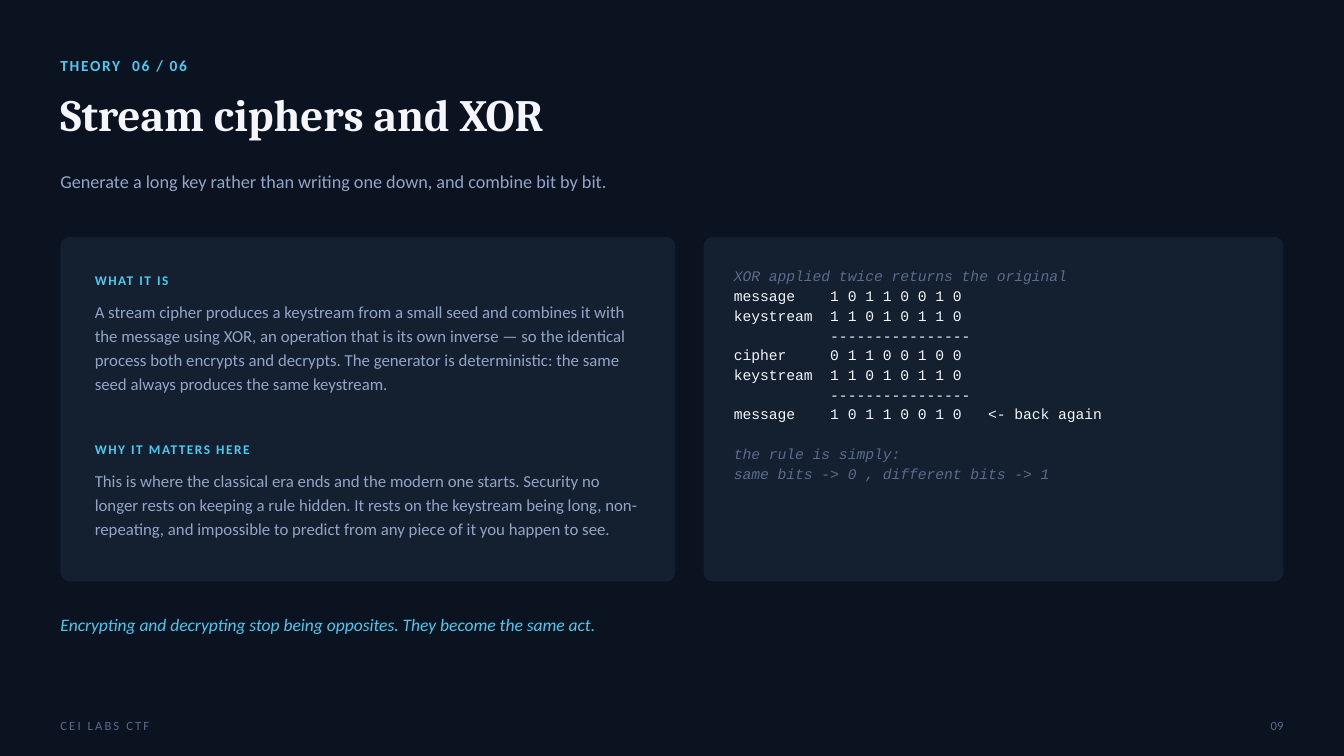
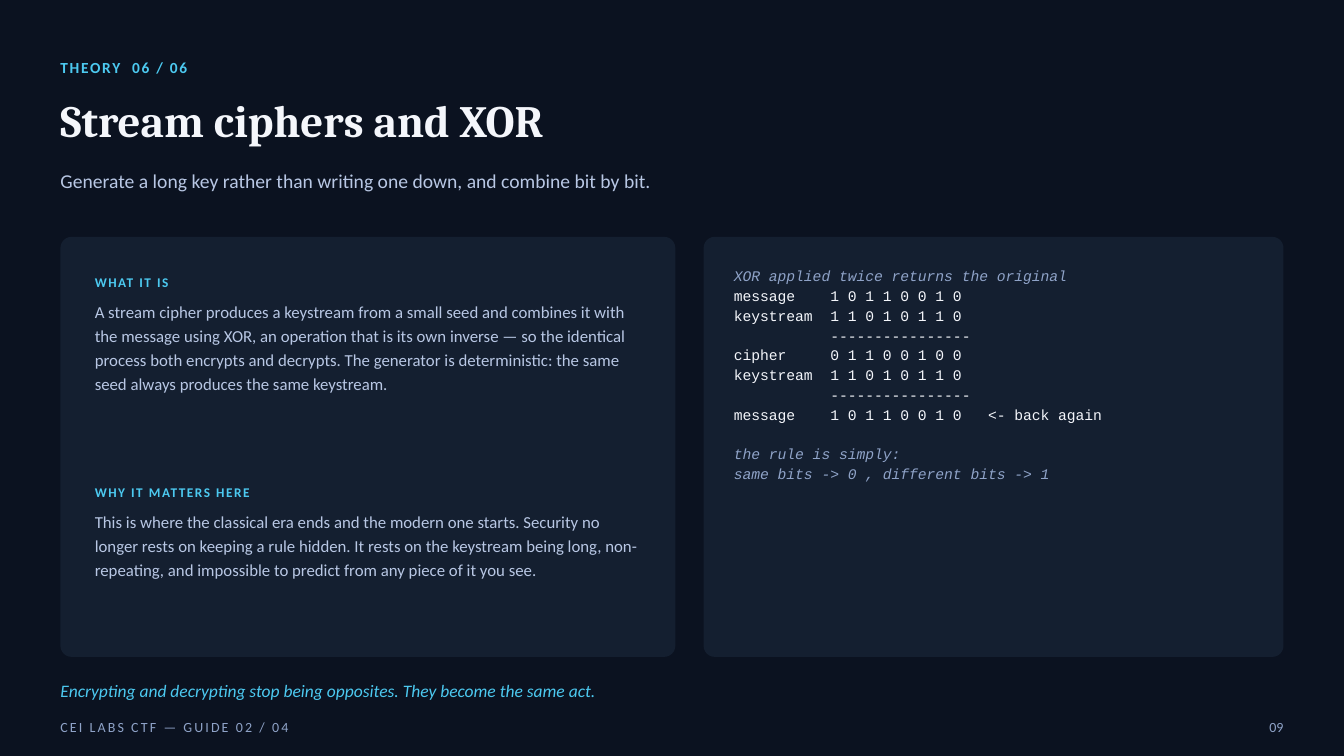
Before and after one commit to stoptalkingishh/cei-labs-event, a slide deck: slide 9 of presentation/game-guides/CEI-Labs-Game-Guide-02-Krypton.pptx. Drawn at 1344x756 pixels with LibreOffice and Linux fonts; fonts in the diff are those of the drawing. Boxes give left, top, right and bottom in pixels: in the first picture for what was removed or moved away, otherwise in the second. Text is boxed around its words. In the diff, an @@ line names an element or a change of style, - is before the commit and + after.

```diff
--- a/presentation/game-guides/CEI-Labs-Game-Guide-02-Krypton.pptx
+++ b/presentation/game-guides/CEI-Labs-Game-Guide-02-Krypton.pptx
@@ text "Generate a long key rather ..." at bbox=[60, 174, 650, 192]: size 13 to 14 pt, text colour #93A5C7 to #B8C7E4 @@
@@ rounded rectangle: place and size @@
-rounded rectangle at bbox=[60, 237, 676, 582]
+rounded rectangle at bbox=[60, 237, 676, 657]
@@ rounded rectangle: place and size @@
-rounded rectangle at bbox=[704, 237, 1284, 582]
+rounded rectangle at bbox=[704, 237, 1284, 657]
@@ text "A stream cipher produces a ..." at bbox=[95, 306, 625, 393]: text colour #93A5C7 to #B8C7E4 @@
@@ text at bbox=[734, 271, 1067, 479]: text colour #5B6B8C to #8FA3C8 in "XOR applied twice returns the original", "the rule is simply:", "same bits -> 0 , different bits ..." @@
@@ text "WHY IT MATTERS HERE": place and size @@
-text "WHY IT MATTERS HERE" at bbox=[95, 437, 641, 463]
+text "WHY IT MATTERS HERE" at bbox=[95, 478, 641, 504]
@@ text at bbox=[95, 516, 637, 579]: text changed; text colour #93A5C7 to #B8C7E4 @@
-This is where the classical era ends and the modern one starts. Security no longer rests on keeping a rule hidden. It rests on the keystream being long, non-repeating, and impossible to predict from any piece of it you happen to see.
+This is where the classical era ends and the modern one starts. Security no longer rests on keeping a rule hidden. It rests on the keystream being long, non-repeating, and impossible to predict from any piece of it you see.
@@ line spacing 1 to 1.2 in 5 elements at bbox=[60, 50, 1284, 81], bbox=[60, 106, 544, 147], bbox=[95, 267, 641, 293], bbox=[95, 478, 641, 504], bbox=[60, 685, 596, 700] @@
@@ text "Encrypting and decrypting stop being ...": place and size @@
-text "Encrypting and decrypting stop being ..." at bbox=[60, 619, 596, 634]
+text "Encrypting and decrypting stop being ..." at bbox=[60, 685, 596, 700]
@@ text "09" at bbox=[1269, 723, 1283, 732]: size 9 to 10 pt, text colour #5B6B8C to #8FA3C8; line spacing 1 to 1.2 @@
@@ text at bbox=[60, 723, 288, 732]: text changed; size 9 to 10 pt; text colour #5B6B8C to #8FA3C8 @@
-CEI LABS CTF
+CEI LABS CTF — GUIDE 02 / 04
```
Also in this commit, not shown: 11 other slides changed, 2 other files.
